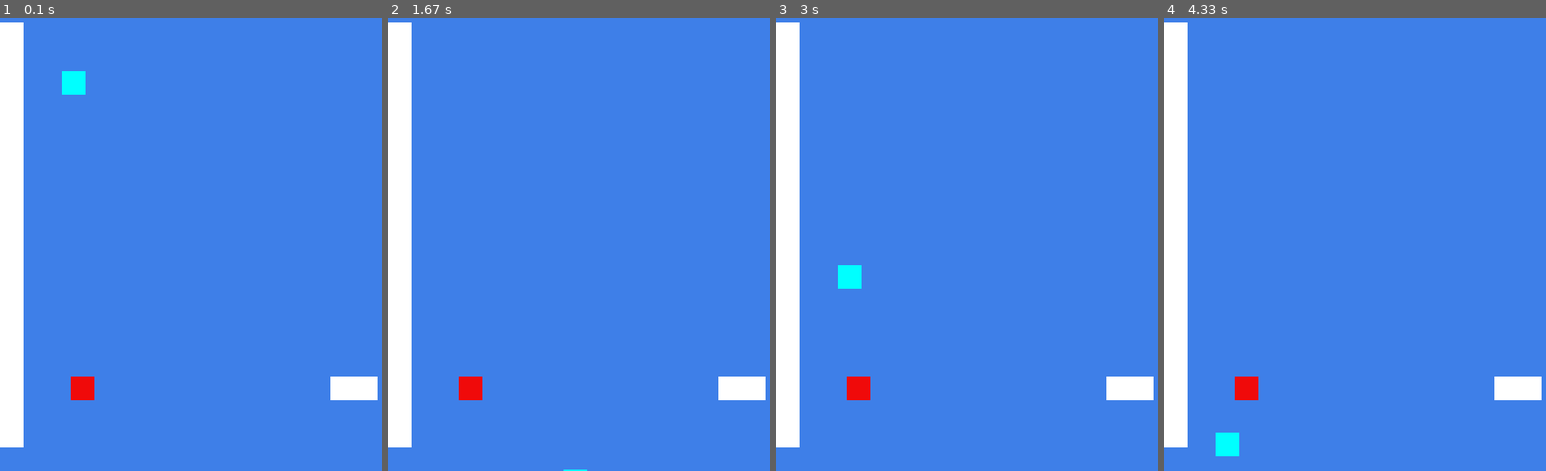
Above: before the commit, frames 1-4 (left to right).
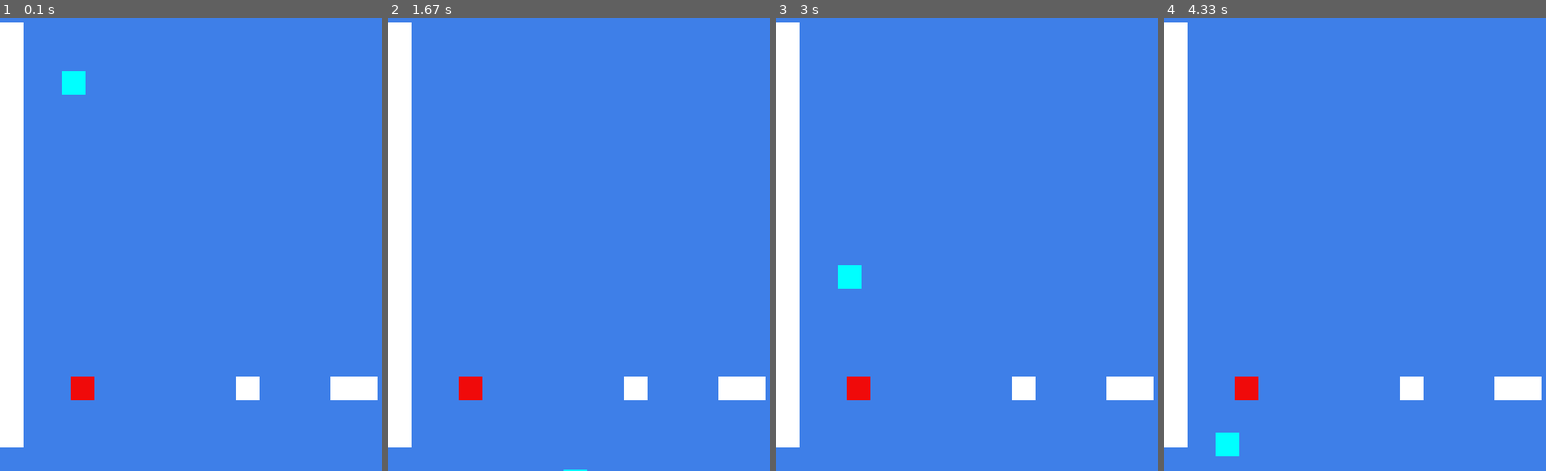
Above: after the commit, the same moments.

Repository: DigitalMiguel/WIT1-PyGame
Game: pygame game, started from platformer.py
Two runs of this game, one before a commit and one after it. Both use one fixed random seed, a clock stepped at 60 frames per second and the inputs below.
Inputs:
- Up to frame 1 (0.1 s): no input
- Up to frame 2 (1.67 s): hold Right 0.33-0.8 s; hold Up 0.83-1.13 s; hold Right 1.17-1.63 s
- Up to frame 3 (3 s): hold Left 1.67-2.2 s; hold Left 2.23-2.63 s; hold Up from 2.67 s (still down)
- Up to frame 4 (4.33 s): release Up at 3.03 s; hold Right 3.07-3.7 s; hold Left 3.73-4.2 s; hold Right from 4.23 s (still down)

The runs differ from the first frame. In frame 1, 0.3% of the frame differs, in the area x 61-68%, y 79-85%; in frame 2, 0.3%; in frame 3, 0.3%; in frame 4, 0.3%.

Commit message:
Now with new platforms!

Diff:
--- a/gameObjects.py
+++ b/gameObjects.py
@@ -37,7 +37,7 @@
 
         # Check for platform collision
         for wall in self.localWalls:
-            if self.rect.colliderect(wall.rect):
+            if self.rect.colliderect(wall.rect) and wall.__class__.__name__ != "TrickWall" :
                 # Collide with walls
                 if self.change_y > 0 and self.rect.bottom < wall.rect.bottom :
                     self.rect.bottom = wall.rect.top
@@ -87,8 +87,16 @@
         self.rect.y += 2
         wallHitList = pygame.sprite.spritecollide(self, self.localWalls, False)
         self.rect.y -= 2
+        # Jump flag
+        canJump = 0
+
+        # Check for trickwalls
+        for wall in wallHitList:
+            if wall.__class__.__name__ != "TrickWall":
+                canJump = 1
+
         # if something is below us, then jump
-        if len(wallHitList) > 0:
+        if canJump == 1:
             self.change_y = -20
 
     def stop(self):
@@ -111,3 +119,40 @@
     def reset(self):
         self.rect.x = self.start_x
         self.rect.y = self.start_y
+
+class InvisibleWall(pygame.sprite.Sprite):
+
+    # Starting positions
+    start_x = 0
+    start_y = 0
+
+    def __init__(self,c,x,y,s):
+        pygame.sprite.Sprite.__init__(self)
+        self.image = pygame.Surface((s,s))
+        self.rect = pygame.Rect(x,y,s,s) # (x,y,width,heights)
+        self.image.fill(c)
+        self.start_x = x
+        self.start_y = y
+
+    def reset(self):
+        self.rect.x = self.start_x
+        self.rect.y = self.start_y
+
+
+class TrickWall(pygame.sprite.Sprite):
+
+    # Starting positions
+    start_x = 0
+    start_y = 0
+
+    def __init__(self,c,x,y,s):
+        pygame.sprite.Sprite.__init__(self)
+        self.image = pygame.Surface((s,s))
+        self.rect = pygame.Rect(x,y,s,s) # (x,y,width,heights)
+        self.image.fill(c)
+        self.start_x = x
+        self.start_y = y
+
+    def reset(self):
+        self.rect.x = self.start_x
+        self.rect.y = self.start_y
--- a/platformer.py
+++ b/platformer.py
@@ -1,12 +1,12 @@
 import pygame
 import random
-from gameObjects import Player
-from gameObjects import Wall
+from gameObjects import *
 
 running = True
 FPS = 45
 BLACK = (0,0,0)
 SWEDISH_BLUE = (62, 127, 232)
+BACKGROUND_COLOR = (62, 127, 232)
 SWEDISH_YELLOW = (254, 204, 0)
 RED = (240,10,10)
 WHITE = (255,255,255)
@@ -46,16 +46,16 @@
             "W                                                           ",
             "W                                                           ",
             "W                                                           ",
-            "W                                  W                 R      ",
+            "W         I                        W                 R      ",
+            "W         I                                                 ",
+            "W         I                                                 ",
+            "W         I                                 W               ",
+            "W         I                                                 ",
+            "W         I                                                 ",
+            "W         I                       W                         ",
             "W                                                           ",
             "W                                                           ",
-            "W                                           W               ",
-            "W                                                           ",
-            "W                                                           ",
-            "W                                 W                         ",
-            "W                                                           ",
-            "W                                                           ",
-            "W  R          WW          WW                                ",
+            "W  R      W   TT          WW                                ",
             "W                                                           ",
             "W                                                           ",
             "                                                            "]
@@ -72,6 +72,12 @@
         if col == "R":
             walls.add( Wall((RED),x,y,size) )
             x = x + size
+        if col == "I":
+            walls.add( InvisibleWall((BACKGROUND_COLOR),x,y,size) )
+            x = x + size
+        if col == "T":
+            walls.add( TrickWall((WHITE),x,y,size) )
+            x = x + size
         if col == " ":
             x = x + size
     y = y + size
@@ -86,7 +92,7 @@
     timer = (pygame.time.get_ticks() - start_ticks)/1000
 
     # Wipe screen
-    screen.fill(SWEDISH_BLUE)
+    screen.fill(BACKGROUND_COLOR)
 
     # Process Input
     for event in pygame.event.get():
Not shown, added: blocky-site/README.md
Binary file added: blocky-site/images/pie-chart.png
Binary file added: blocky-site/images/pixel-graph.png
Binary file added: blocky-site/images/timestamp-graph.png
Not shown, added: stuff
Not shown, added: blocky-site/bar-chart.js
Not shown, added: blocky-site/blocky-site.html
Not shown, added: blocky-site/d3.v5.js
Not shown, added: blocky-site/style.css
